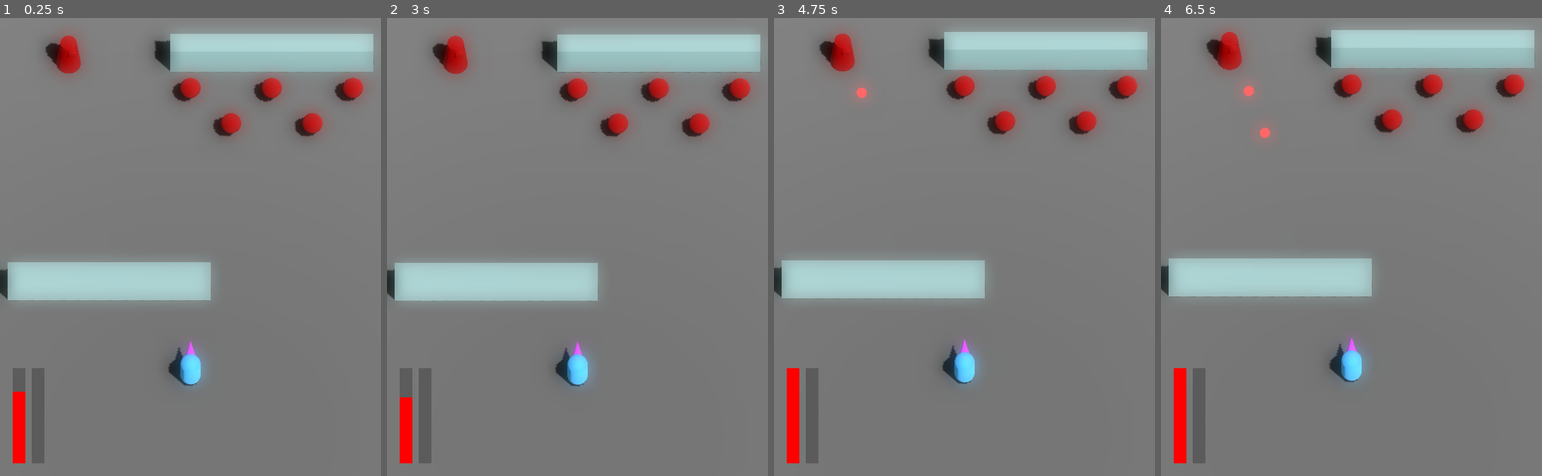
Above: before the commit, frames 1-4 (left to right).
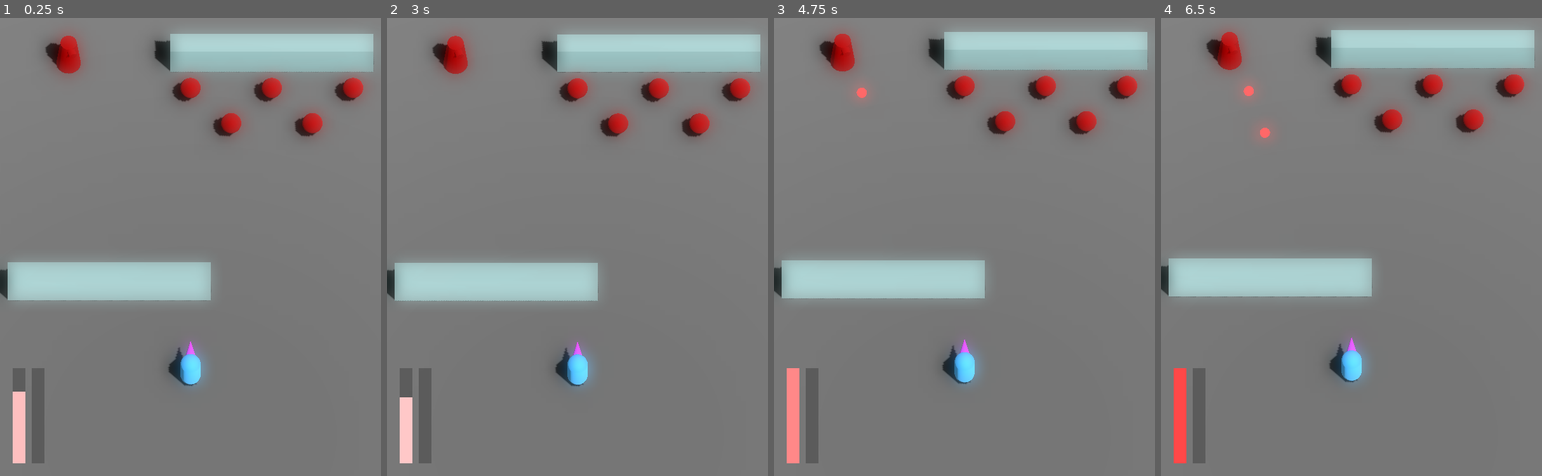
Above: after the commit, the same moments.

Repository: JackEvans24/bullet-absorb
Game: Godot game, scene res://scenes/main.tscn
Same seed, same stepped clock (60 frames per second), same inputs: the game is played once before the commit and once after it.
Inputs:
- Up to frame 1 (0.25 s): no input
- Up to frame 2 (3 s): tap Enter at 2 s; tap Escape (restart) at 2.75 s
- Up to frame 3 (4.75 s): tap Escape (restart) at 4.25 s
- Up to frame 4 (6.5 s): tap Escape (restart) at 5.75 s

The runs differ from the first frame. In frame 1, 0.5% of the frame differs, in the area x 3-7%, y 81-98%; in frame 2, 0.5%; in frame 3, 0.7%, in the area x 3-7%, y 76-98%; in frame 4, 0.7%.

Commit message:
feat: add colour flash on bar value change

Diff:
--- a/scenes/hud.tscn
+++ b/scenes/hud.tscn
@@ -29,6 +29,7 @@
 grow_horizontal = 0
 grow_vertical = 0
 bar_colour = Color(0.37, 0.958, 1, 1)
+color_decay = 2.0
 
 [node name="DeathOverlay" type="ColorRect" parent="."]
 visible = false
--- a/scripts/ui/bar.gd
+++ b/scripts/ui/bar.gd
@@ -3,6 +3,8 @@
 
 @export var bar_speed = 1.0
 @export var bar_colour: Color = Color.RED
+@export var color_decay := 1.0
+@export var flash_colour: Color = Color.WHITE
 
 @onready var foreground: ColorRect = $Foreground
 
@@ -10,14 +12,20 @@
 var current_value := 1.0
 var new_value := 0.0
 
+var color_lerp := 0.0
+
 func _ready():
 	foreground.color = bar_colour
 
 func update_value(value: float):
 	new_value = value
+	color_lerp = 1.0
 
 func _process(delta):
+	update_bar_height(delta)
+	update_color(delta)
 
+func update_bar_height(delta):
 	if current_value == new_value:
 		return
 
@@ -31,3 +39,9 @@
 		new_value if direction > 0 else current_value
 	)
 	foreground.size.y = clampf(size.y * (current_value / max_value), 0.0, size.y)
+
+func update_color(delta):
+	if color_lerp == 0.0:
+		return
+	color_lerp = max(0, color_lerp - color_decay * delta)
+	foreground.color = lerp(bar_colour, flash_colour, color_lerp)
